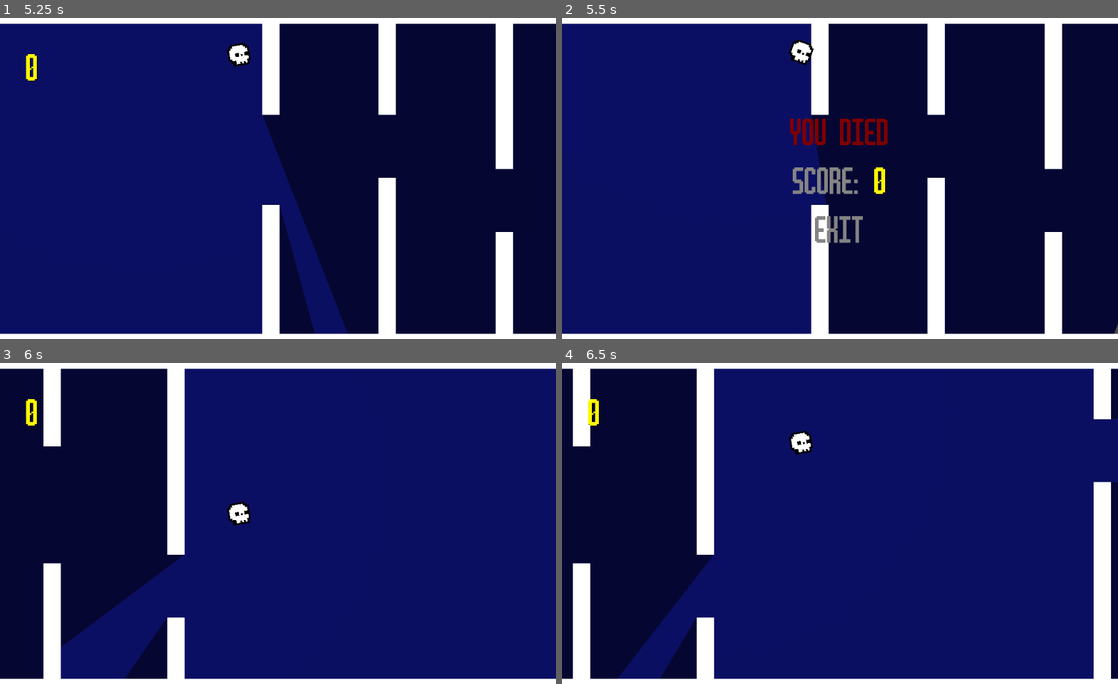
Above: before the commit, frames 1-4 (two rows, left to right).
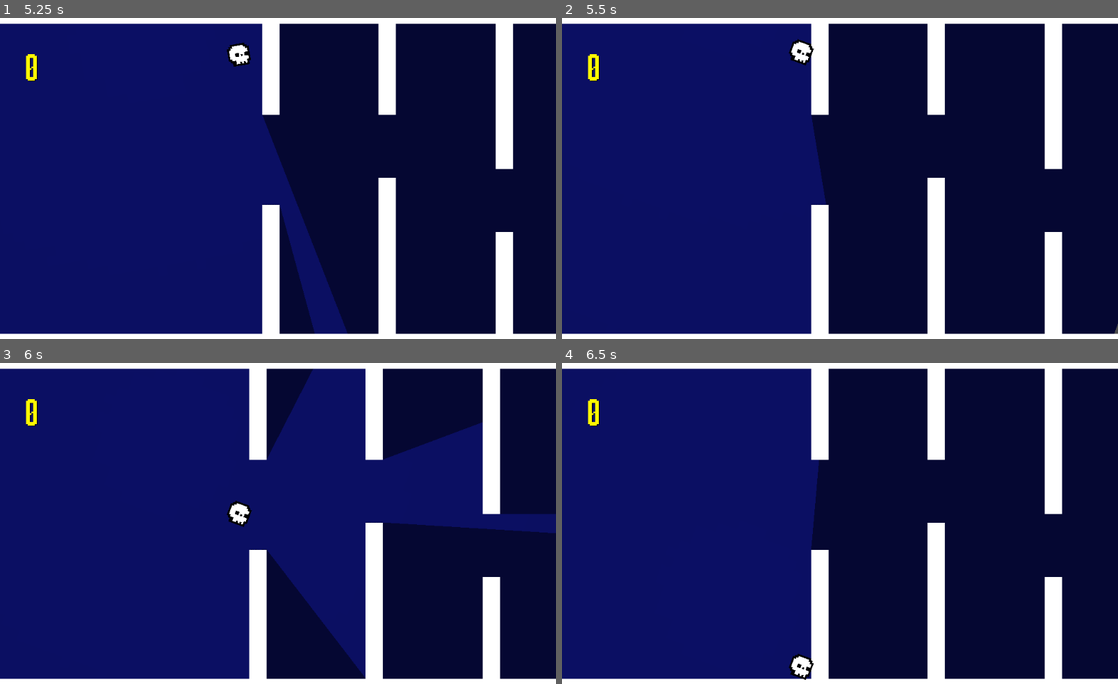
Above: after the commit, the same moments.

Repository: renzoventura/FlappyBird
Game: Godot game, scene res://scenes/Level.tscn
Same seed, same stepped clock (60 frames per second), same inputs: the game is played once before the commit and once after it.
Inputs (mouse positions are in pixels of both pictures, inside the frame that each line leads up to):
- Up to frame 1 (5.25 s): tap Enter at 0.5 s; move the mouse to (400, 162) at 0.52 s; hold W (up) 0.53-1.28 s; hold D (right) 0.53-2.03 s; click (400, 162) at 0.67 s; move the mouse to (166, 194) at 1.27 s; tap W (up) at 1.35, 1.52, 1.82, 2.85, 3.02, 3.32, 4.35, 4.52, 4.82 s; move the mouse to (333, 107) at 2.02 s; hold A (left) 2.03-2.78 s; hold W (up) 2.03-2.78 s; move the mouse to (250, 245) at 2.77 s; hold D (right) 2.78-4.28 s; click (250, 245) at 2.92 s; move the mouse to (444, 229) at 3.52 s; hold W (up) 3.53-4.28 s; move the mouse to (111, 130) at 4.27 s; hold A (left) 4.28-5.03 s; move the mouse to (305, 178) at 5.02 s; hold D (right) from 5.03 s (still down); hold W (up) from 5.03 s (still down); click (305, 178) at 5.17 s
- Up to frame 2 (5.5 s): keep holding D (right); keep holding W (up)
- Up to frame 3 (6 s): move the mouse to (278, 574) at 5.77 s; release D (right) at 5.78 s; release W (up) at 5.78 s; hold A (left) from 5.78 s (still down); tap W (up) at 5.85 s; click (278, 574) at 5.92 s
- Up to frame 4 (6.5 s): keep holding A (left); tap W (up) at 6.02, 6.32 s

Frame 1 is identical in both runs. In frame 2, 2.1% of the frame differs, in the area x 4-59%, y 11-71%; in frame 3, 62%; in frame 4, 77%, in the area x 0-100%, y 1-99%.

Commit message:
Fix death screen bug

Diff:
--- a/scenes/BackgroundMusicScene.gd
+++ b/scenes/BackgroundMusicScene.gd
@@ -1,6 +1,8 @@
 extends AudioStreamPlayer
 
 const game_music = "res://background.ogg"
+
+var POINTS = 0;
 
 func _ready():
 	self.set_pause_mode(2)
--- a/scenes/DeathGUI.gd
+++ b/scenes/DeathGUI.gd
@@ -15,14 +15,11 @@
 
 func _on_retry_mouse_entered():
 	pass
-#	print("enter")
-#	retry_button.add_color_override("font_color", WHITE)
 
 func _on_retry_mouse_exited():
 	pass
-#	print("exit")
-#	retry_button.add_color_override("font_color", BLACK)
 
 func _input(event):
 	if event.is_action_pressed("up"):
+		BackgroundMusicScene.POINTS = 0
 		get_tree().call_group("Level", "restart")
--- a/scenes/Label.gd
+++ b/scenes/Label.gd
@@ -3,8 +3,11 @@
 var points
 
 func _ready():
-	points = "0"
-	text = points
+	points = BackgroundMusicScene.POINTS
+	print("READY: " + str(points))
+	if (points == null):
+		points = "0"
+	text = str(points)
 
 func updatepoints(point):
 	points = point
--- a/scenes/Level.gd
+++ b/scenes/Level.gd
@@ -2,13 +2,14 @@
 
 var middleSpawnPoint = Vector2(1525, 295)
 
-onready var timer = $Timer
+onready var timer = $Timers/Timer
+onready var deathTimer = $Timers/DeathTimer
 onready var spikes = $Spikes/Spikes
 const MAX_SPIKE_SPEED = 8
 const MIN_DELAY_TIME = 1
 var POINT = 0
 var additional_speed = 0.2
-var less_delay = 0.2
+var less_delay = 0.15
 var spike_speed = 4
 
 func _ready():
@@ -30,13 +31,18 @@
 
 func addPoint():
 	POINT += 1
+	BackgroundMusicScene.POINTS = POINT
 	adjust_game()
 	update_point_gui()
+
+func get_point():
+	print("GET POINT!!!" + str(POINT))
+	return POINT
 
 func adjust_game():
 	if ((POINT % 5) == 0):
 		increase_spike_speed()
-	if ((POINT % 10) == 0):
+	if ((POINT % 5) == 0):
 		decrease_spawn_time()
 
 func increase_spike_speed():
@@ -51,6 +57,7 @@
 	timer.stop()
 
 func update_point_gui():
+	print("Upate point: " + str(POINT))
 	get_tree().call_group("PointLabels", "updatepoints", POINT)
 
 func showGameGui():
@@ -65,7 +72,8 @@
 
 func show_start_gui():
 	var death_gui = preload("res://scenes/StartScreen.tscn")
-	$GUI.add_child(death_gui.instance())
+	var death_instance = death_gui.instance()
+	$GUI.add_child(death_instance)
 
 func restart():
 	get_tree().reload_current_scene()
@@ -80,3 +88,10 @@
 func clear_gui():
 	for i in range(0, $GUI.get_child_count()):
 		$GUI.get_child(i).queue_free()
+
+
+func timer_death_gui():
+	deathTimer.start()
+
+func _on_DeathTimer_timeout():
+	show_death_gui()
--- a/scenes/Level.tscn
+++ b/scenes/Level.tscn
@@ -38,8 +38,12 @@
 position = Vector2( 461.113, -382.657 )
 scale = Vector2( 40, 1 )
 
-[node name="Timer" type="Timer" parent="."]
+[node name="Timers" type="Node2D" parent="."]
+
+[node name="Timer" type="Timer" parent="Timers"]
 wait_time = 1.8
+
+[node name="DeathTimer" type="Timer" parent="Timers"]
 
 [node name="Camera2D" type="Camera2D" parent="."]
 position = Vector2( 288, 520 )
@@ -53,4 +57,5 @@
 position = Vector2( -437.513, 531.475 )
 
 [node name="GUI" type="Node2D" parent="."]
-[connection signal="timeout" from="Timer" to="." method="_on_Timer_timeout"]
+[connection signal="timeout" from="Timers/Timer" to="." method="_on_Timer_timeout"]
+[connection signal="timeout" from="Timers/DeathTimer" to="." method="_on_DeathTimer_timeout"]
--- a/scenes/Player.gd
+++ b/scenes/Player.gd
@@ -52,7 +52,9 @@
 		oofSfx.pitch_scale = pitch_scales[randi() % pitch_scales.size()]
 		oofSfx.play()
 	dead = true
-	get_tree().call_group("Level", "show_death_gui")
+	BackgroundMusicScene.stop()
+	get_tree().call_group("Level", "timer_death_gui")
+
 
 func update_rotation():
 	if(motion.y < 0):
--- a/scenes/PointSpace.tscn
+++ b/scenes/PointSpace.tscn
@@ -7,7 +7,7 @@
 height = 108.0
 
 [node name="Spacer" type="Area2D"]
-scale = Vector2( 0.5, 2 )
+scale = Vector2( 0.1, 2 )
 script = ExtResource( 1 )
 
 [node name="CollisionShape2D" type="CollisionShape2D" parent="."]
Not shown, added: Export/Flappybird.png.import
Not shown, added: Export/favicon.png.import
Not shown, added: export_presets.cfg
Not shown, added: Export/Export.zip
Not shown, added: Export/Flappybird.js
Not shown, added: Export/Flappybird.pck
Not shown, added: Export/Flappybird.png
Not shown, added: Export/Flappybird.wasm
Not shown, added: Export/favicon.png
Not shown, added: Export/index.html
